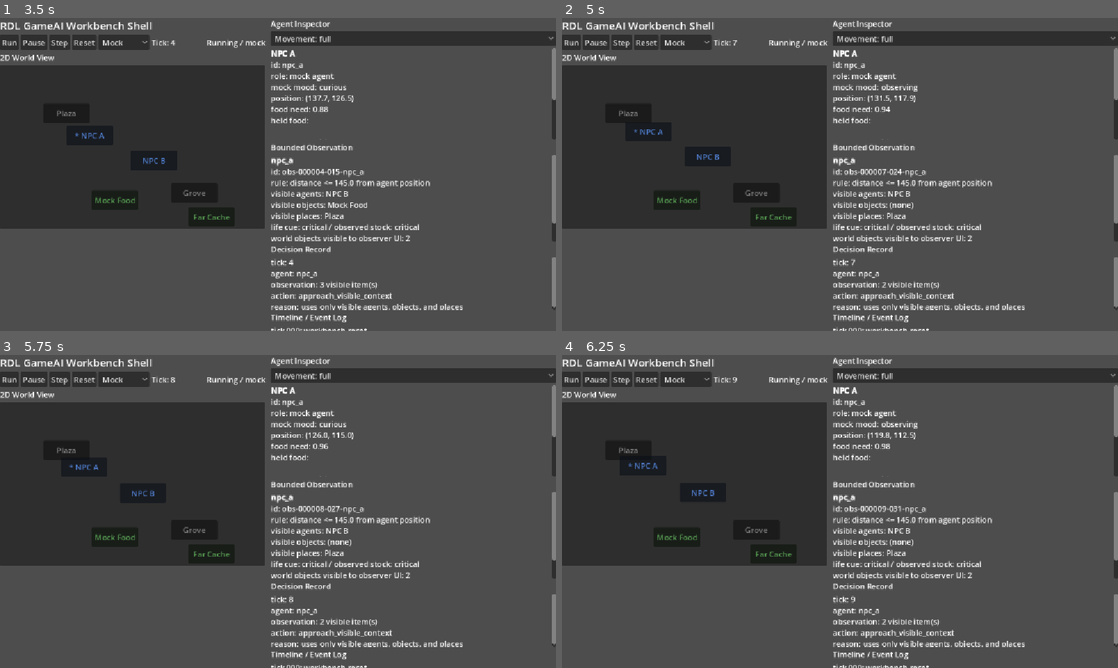
Above: before the commit, frames 1-4 (two rows, left to right).
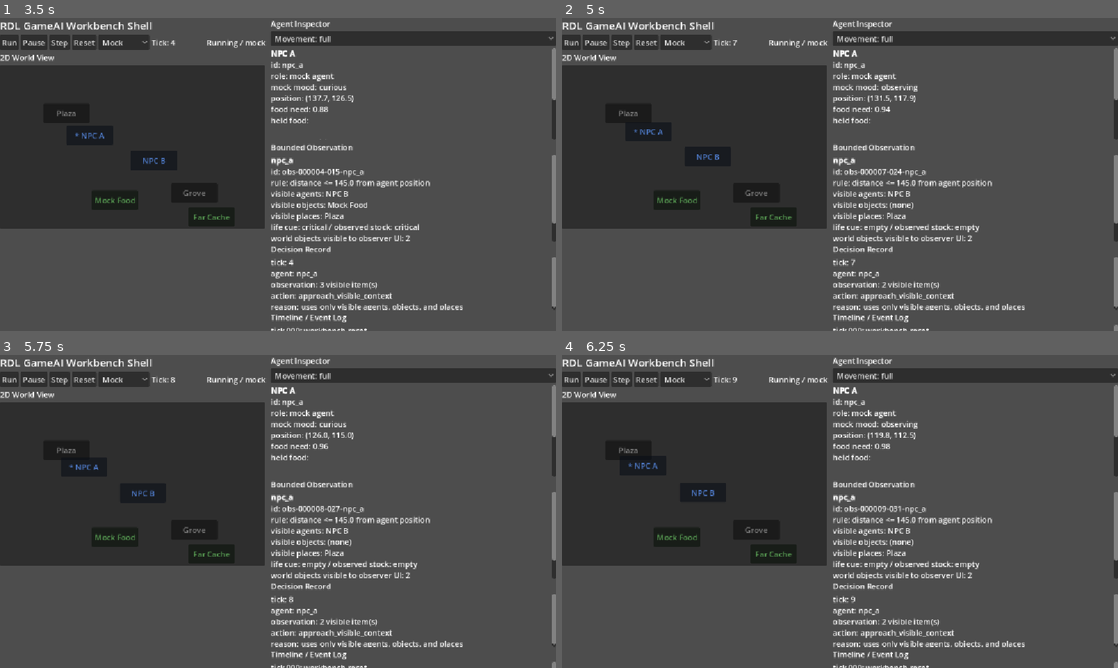
Above: after the commit, the same moments.

Repository: RDL-Labs/RDL_GameAI_Lab
Game: Godot game, scene res://scenes/main.tscn
Two runs of this game, one before a commit and one after it. Both use one fixed random seed, a clock stepped at 60 frames per second and the inputs below.
Inputs:
- Up to frame 1 (3.5 s): click "Step" at 0.5 s; click "Run" at 1.25 s; click "Mock" at 2 s; click "Plaza" at 2.75 s
- Up to frame 2 (5 s): click "Grove" at 3.5 s; click "Mock Food" at 4.25 s
- Up to frame 3 (5.75 s): click "Far Cache" at 5 s
- Up to frame 4 (6.25 s): click "* NPC A" at 5.75 s

Frame 1 is identical in both runs. In frame 2, 0.2% of the frame differs, in the area x 54-100%, y 38-100%; in frame 3, 0.2%; in frame 4, 0.2%.

Commit message:
Add Base-Food cue response evidence

Diff:
--- a/godot/rdl-game-ai-workbench/scripts/mock_state_provider.gd
+++ b/godot/rdl-game-ai-workbench/scripts/mock_state_provider.gd
@@ -64,6 +64,7 @@
 const BASE_FOOD_INITIAL = 1.0
 const BASE_FOOD_CAPACITY = 10.0
 const BASE_FOOD_DEPOSIT = 4.0
+const BASE_FOOD_CONSUMPTION_PER_TICK = 0.15
 const BASE_REACH_DISTANCE = 12.0
 
 var tick = 0
@@ -111,6 +112,7 @@
 
 func step():
 	tick += 1
+	_consume_base_food()
 	_update_food_needs()
 	_update_mock_positions()
 	decision_records.append(_build_decision_record("npc_a"))
@@ -292,6 +294,18 @@
 		if not is_equal_approx(next_need, body["food_need"]):
 			body["food_need"] = next_need
 			body["revision"] += 1
+
+func _consume_base_food():
+	if base_food_stock <= 0.0:
+		return
+	var before_stock = base_food_stock
+	base_food_stock = max(0.0, base_food_stock - BASE_FOOD_CONSUMPTION_PER_TICK)
+	base_food_revision += 1
+	events.append("tick %03d: Base food consumed %.2f -> %.2f (%s)" % [
+		tick, before_stock, base_food_stock, _base_food_band()
+	])
+	if events.size() > 80:
+		events.pop_front()
 
 func _build_mock_event():
 	var actor = agents[tick % agents.size()]
--- a/godot/rdl-game-ai-workbench/scripts/workbench_main.gd
+++ b/godot/rdl-game-ai-workbench/scripts/workbench_main.gd
@@ -469,6 +469,7 @@
 			life.get("trajectory_phase", "NONE"), life.get("commitment", "none")
 		])
 		decision_text.append_text("prediction: %s\n" % life.get("short_prediction", "none"))
+		decision_text.append_text("cue response: %s\n" % life.get("cue_response", "follow"))
 		decision_text.append_text("cue authority: %s\n" % life.get("authority", "?"))
 	var expression = inspection.get("expression", {})
 	if not expression.is_empty():
--- /dev/null
+++ b/godot/rdl-game-ai-workbench/tests/base_food_ignore_http_check.gd
@@ -0,0 +1,51 @@
+extends SceneTree
+
+const Workbench = preload("res://scripts/workbench_main.gd")
+
+func _initialize():
+	_run.call_deferred()
+
+func _run():
+	var workbench = Workbench.new()
+	root.add_child(workbench)
+	workbench.selected_agent_id = "npc_b"
+	workbench.state_provider.reset()
+	var initial_need = workbench.state_provider.get_body_snapshot("npc_b")["food_need"]
+	workbench._on_mode_selected(1)
+	var deadline = Time.get_ticks_msec() + 5000
+	while workbench.runtime_pending:
+		if Time.get_ticks_msec() > deadline:
+			_fail("ignore HTTP roundtrip timed out")
+			return
+		await process_frame
+	var life = workbench.runtime_decision.get("inspection", {}).get("life", {})
+	if workbench.runtime_decision.get("action", {}).get("type", "") != "idle":
+		_fail("ignored cue unexpectedly commanded action")
+		return
+	if life.get("cue_response", "") != "ignore" or life.get("goal") != null:
+		_fail("ignore disposition formed a Goal: %s" % life)
+		return
+	for i in range(8):
+		workbench.state_provider.step()
+	workbench._refresh_all()
+	var state = workbench.state_provider.get_state()
+	var final_need = workbench.state_provider.get_body_snapshot("npc_b")["food_need"]
+	if state["base_food_band"] != "empty":
+		_fail("ignored shortage did not reach empty Base stock: %s" % state)
+		return
+	if final_need <= initial_need:
+		_fail("FoodNeed did not worsen after ignored shortage")
+		return
+	if not workbench.timeline_text.get_parsed_text().contains("Base food consumed"):
+		_fail("Timeline lacks Base consumption evidence")
+		return
+	print("Base-Food ignore check passed: stock=%s need=%.2f->%.2f" % [
+		state["base_food_band"], initial_need, final_need
+	])
+	workbench.queue_free()
+	await process_frame
+	quit(0)
+
+func _fail(message):
+	push_error(message)
+	quit(1)
Not shown, changed: README.md
Not shown, changed: docs/design/DOCUMENT_STATUS.md
Not shown, changed: docs/experiment-contracts/BASE_FOOD_assisted_loop_contract.md
Not shown, changed: runtime/README.md
Not shown, changed: runtime/bridge.py
Not shown, changed: runtime/life_policy.py
Not shown, changed: tests/test_experience_godot.py
Not shown, changed: tests/test_life_policy.py
